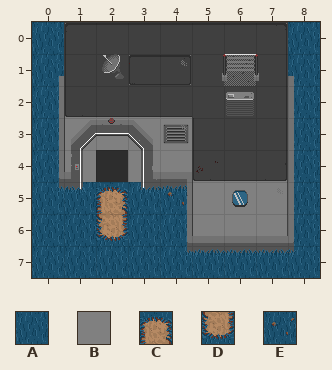
Tiled map, stored at CrescentTerminal/Assets/Maps/Base_Blueprint.tmx. The picture above was drawn from the file before the commit.
Cells are 32x32 px. Shown: x 0..8, y 0..7.
Key: from "Base": A 0, B 32, C 44, D 54, E 90.
_ is an empty cell, # one hidden under a higher layer.
Layers that did not change in this view are not listed.
Layer "Background" before, first column x 0:
0 A_______A
1 A_______A
2 A_______A
3 A___B___A
4 A_#_____A
5 AACAE___A
6 AADAA___A
7 AAAAAAAAA
After the commit:
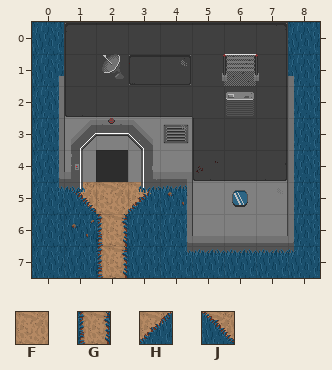
Further tiles: from "Base": F 52, G 64, H 66, J 75.
Changes in this commit:
Changed rows in their new state; . is an unchanged cell.
Layer "Background":
first column x 1:
5 JFH
6 EG.
7 .G.
Boxes around the changes in both pictures, in picture pixels (x1, y1, x2, y2):
changed: (72, 182, 153, 278)
